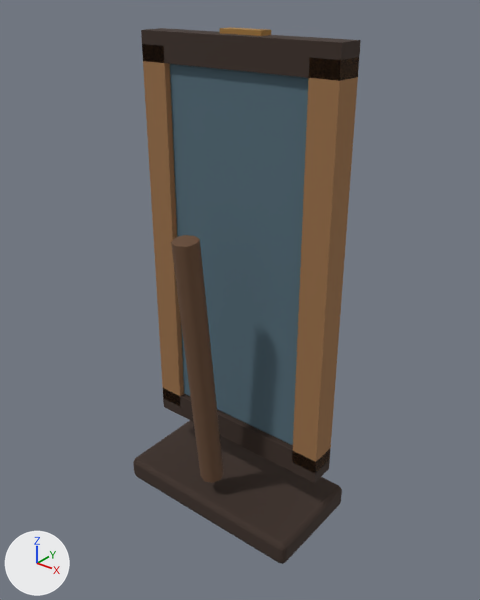
The glTF model public/assets/maps/detail-v1/models/standing_mirror.glb, before and after one commit.
Camera for both pictures: a 50 mm camera at (1.378, -1.649, 1.944) aimed at (0.035, 0.03, 0.903). Every picture has the same lights, and +X, +Y and +Z are marked at lower left. The picture after the commit comes second. Vertices at exactly the same position are counted once.

In view in the first picture: 'standing_mirror'.
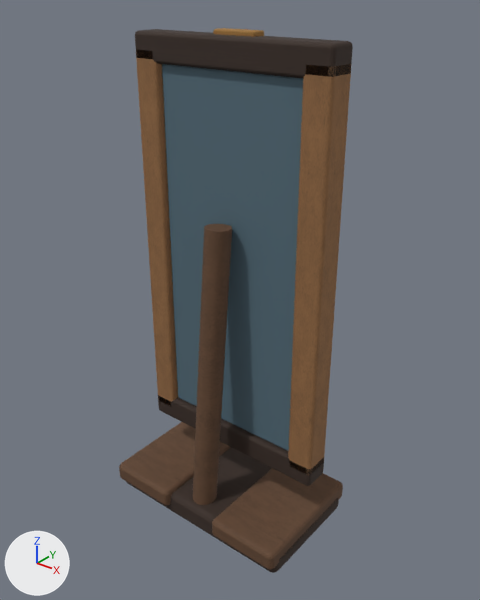
Location of each change, [x1, y1, x2, y2] in pixels of the pictures (480 x 600 px):
'standing_mirror', surface changed, reshaped
    before: [133, 27, 361, 564]
    after: [119, 28, 353, 573]
part 1 of me_mesh_0, rebuilt
    before: [170, 64, 309, 445]
    after: [162, 64, 303, 451]
part 2 of me_mesh_0, rebuilt (26% narrower, 13% taller)
    before: [171, 235, 224, 483]
    after: [193, 224, 232, 505]
part 3 of me_mesh_0, rebuilt
    before: [163, 388, 331, 483]
    after: [158, 396, 324, 486]
part 4 of me_mesh_0, rebuilt
    before: [220, 27, 271, 36]
    after: [213, 28, 264, 37]
part 5 of me_mesh_0, rebuilt
    before: [142, 44, 184, 405]
    after: [136, 50, 178, 404]
part 6 of me_mesh_0, rebuilt
    before: [292, 58, 359, 473]
    after: [288, 63, 352, 475]
part 7 of me_mesh_0, rebuilt (7% shorter)
    before: [141, 28, 361, 81]
    after: [135, 29, 353, 78]
part 8 of me_mesh_0, added (brown)
    after: [119, 422, 231, 505]
part 9 of me_mesh_0, added (brown)
    after: [212, 468, 343, 570]
part 10 of me_mesh_0, built on
    before: [133, 420, 342, 564]
    after: [126, 447, 339, 573]

What changed in the scene script:
```text
Add img_map_detail_base_color:
    img_map_detail_base_color = load_image('map-detail-base-color', '_unpacked/map-detail-base-color', 256, 256, 'sRGB')
Add img_map_detail_orm:
    img_map_detail_orm = load_image('map-detail-orm', '_unpacked/map-detail-orm', 256, 256, 'Non-Color')
Add img_map_detail_normal:
    img_map_detail_normal = load_image('map-detail-normal', '_unpacked/map-detail-normal', 256, 256, 'Non-Color')
Change mat_material_0:
    remove # nodes: BsdfPrincipled, OutputMaterial, TexImage
    remove # uses the picture img_map_detail_palette_v1
    nodes: BsdfPrincipled, Mix, NormalMap, OutputMaterial, SeparateColor, TexImage x3, VertexColor
    uses the picture img_map_detail_base_color
    uses the picture img_map_detail_normal
    uses the picture img_map_detail_orm
Change me_mesh_0:
    used by ob_standing_mirror; location = (0.0, 0.0, 0.0)
    remove me_mesh_0.from_pydata(...)  # 172 vertices, 308 faces; spans x -0.4..0.4, y -0.25..0.25, z 0.0..1.8
    add me_mesh_0.from_pydata(...)  # 1870 vertices, 3684 faces; spans x -0.4..0.4, y -0.25..0.25, z 0.0..1.8
    me_mesh_0 part 1: the loose piece of 56 vertices spanning x -0.29..0.29, y 0.05..0.11, z 0.36..1.69 is rebuilt with 152 vertices and now spans x -0.29..0.29, y 0.01..0.08, z 0.36..1.69
    me_mesh_0 part 2: the loose piece of 20 vertices spanning x -0.05..0.05, y -0.25..-0.06, z 0.17..1.19 is rebuilt with 52 vertices and now spans x -0.05..0.05, y -0.2..0.01, z 0.08..1.19
    me_mesh_0 part 3: the loose piece of 8 vertices spanning x -0.39..0.39, y 0.03..0.13, z 0.26..0.36 is rebuilt with 152 vertices and now spans x -0.39..0.39, y -0.01..0.1, z 0.26..0.36
    me_mesh_0 part 4: the loose piece of 8 vertices spanning x -0.08..0.08, y 0.07..0.12, z 1.73..1.8 is rebuilt with 152 vertices and now spans x -0.08..0.08, y 0.04..0.09, z 1.73..1.8
    me_mesh_0 part 5: the loose piece of 8 vertices spanning x -0.39..-0.29, y 0.03..0.13, z 0.3..1.74 is rebuilt with 152 vertices and now spans x -0.39..-0.29, y -0.01..0.1, z 0.3..1.74
    me_mesh_0 part 6: the loose piece of 8 vertices spanning x 0.29..0.39, y 0.03..0.13, z 0.3..1.74 is rebuilt with 152 vertices and now spans x 0.29..0.39, y -0.01..0.1, z 0.3..1.74
    me_mesh_0 part 7: the loose piece of 8 vertices spanning x -0.39..0.39, y 0.03..0.13, z 1.69..1.79 is rebuilt with 152 vertices and now spans x -0.39..0.39, y -0.01..0.1, z 1.69..1.79
    me_mesh_0 part 8: a new loose piece of 152 vertices spanning x -0.4..-0.11, y -0.25..0.25, z 0.04..0.12, in mat_material_0
    me_mesh_0 part 9: a new loose piece of 152 vertices spanning x 0.11..0.4, y -0.25..0.25, z 0.04..0.12, in mat_material_0
    me_mesh_0 part 10: 4 vertices moved within x -0.39..0.39, y 0.22, z 0.01..0.09; 52 vertices removed from x -0.4..0.4, y -0.17..0.25, z 0.0..0.1; 148 vertices added at x -0.4..0.4, y -0.23..0.23, z 0.0..0.1
    other edits to the shape of me_mesh_0 do not show in these pictures
```
